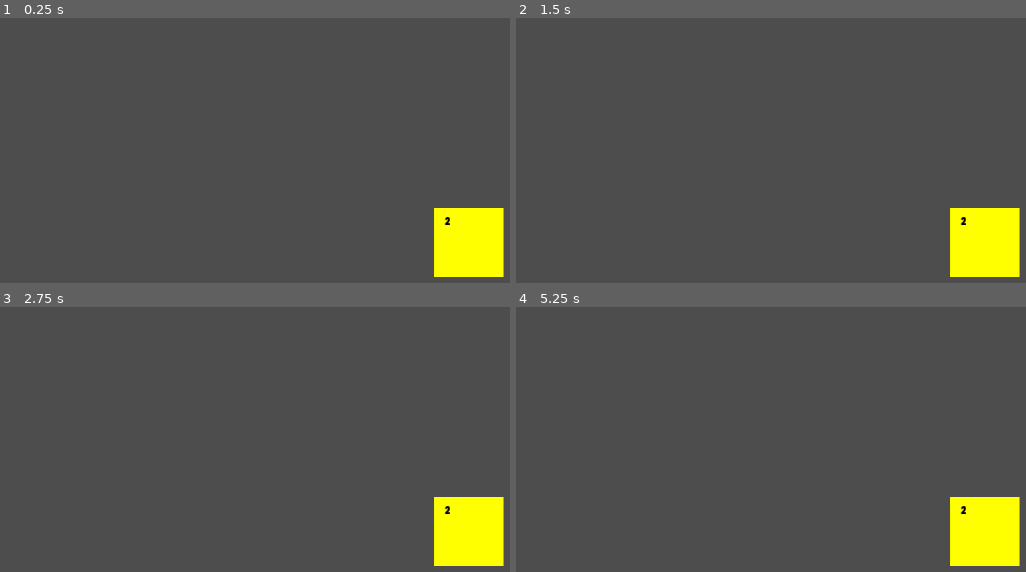
Above: before the commit, frames 1-4 (two rows, left to right).
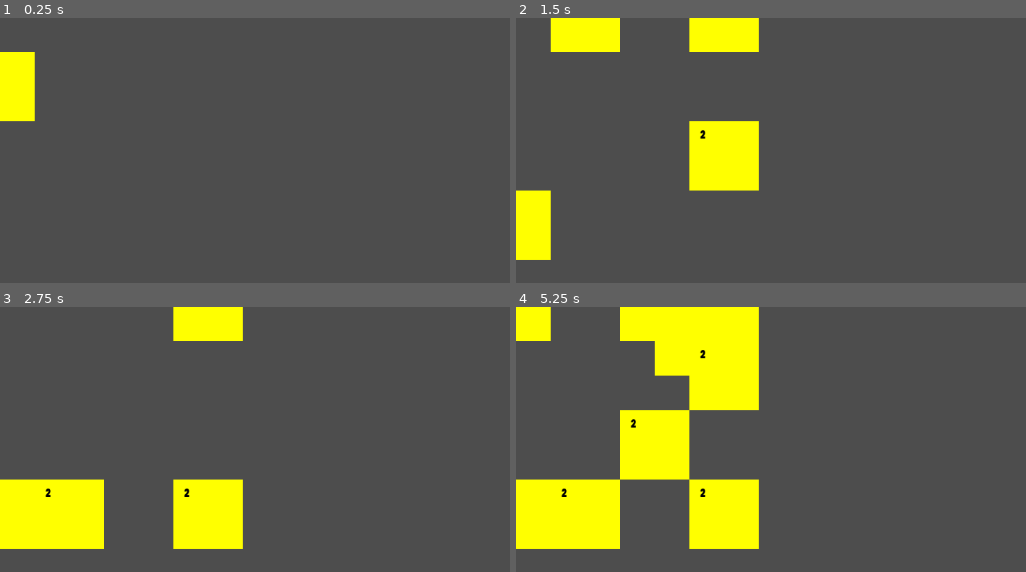
Above: after the commit, the same moments.

Repository: Sikkabakka/2048-remake
Game: Godot game, scene res://main.tscn
The game is run twice, just before and just after one commit, with the same random seed, the same clock (stepped at 60 frames per second) and the same inputs. Before the commit the project starts from res://Tile.tscn.
Inputs:
- Up to frame 1 (0.25 s): no input
- Up to frame 2 (1.5 s): tap Enter at 0.5 s; hold D (move_right) 0.53-1.28 s; tap Space (space) at 0.6, 1.25, 1.35 s; hold S (move_down) from 1.28 s (still down)
- Up to frame 3 (2.75 s): tap Enter at 2 s; release S (move_down) at 2.03 s; hold D (move_right) from 2.03 s (still down); tap Space (space) at 2.1 s
- Up to frame 4 (5.25 s): tap Space (space) at 2.75, 2.85, 3.6, 4.25, 4.35, 5.1 s; release D (move_right) at 2.78 s; hold W (move_up) 2.78-3.53 s; tap Enter at 3.5 s; hold A (move_left) 3.53-5.03 s; hold S (move_down) from 5.03 s (still down)

The runs differ from the first frame. In frame 1, 5.4% of the frame differs, in the area x 0-99%, y 12-98%; in frame 2, 13%; in frame 3, 14%; in frame 4, 25%, in the area x 0-99%, y 0-98%.

Commit message:
fixa gå nedover

Diff:
--- a/2048/Tile.tscn
+++ b/2048/Tile.tscn
@@ -40,5 +40,3 @@
 horizontal_alignment = 1
 vertical_alignment = 1
 autowrap_mode = 1
-
-[node name="Camera2D" type="Camera2D" parent="."]
--- a/2048/color_rect.gd
+++ b/2048/color_rect.gd
@@ -4,7 +4,6 @@
 var not_moving = true
 @onready var label: Label = $Label
 var value = 2
-var startPosition = Vector2(100, 0)
 var tilesize = Vector2(100, 100)
 # Called when the node enters the scene tree for the first time.
 
@@ -15,11 +14,6 @@
 		label.text = "2"
 		self.color = "yellow"
 	self.size = tilesize
-
-	self.position = startPosition - tilesize/2
-
-
-
 
 
 
--- a/2048/main.gd
+++ b/2048/main.gd
@@ -4,12 +4,12 @@
 # Called when the node enters the scene tree for the first time.
 func _ready() -> void:
 	initialize_map(map_size)
-	map = testListe
-	test()
+	spawn_tile()
 	pass # Replace with function body.
 
 var map_size = 4;
 var map = [];
+var refrence_map = []
 var tilesize = 100
 var rand = RandomNumberGenerator.new()
 var tile = preload("res://Tile.tscn")
@@ -25,11 +25,13 @@
 			mellomliste.append(0)
 			unoccupiedSpaces.append(Vector2(i, j))
 		map.append(mellomliste)
+		refrence_map.append(mellomliste.duplicate())
+
 
 
 
 func get_random_position():
-	print(randi(), unoccupiedSpaces.size())
+
 	var randint = randi() % len(unoccupiedSpaces)
 	var pos = unoccupiedSpaces[randint]
 	unoccupiedSpaces.pop_at(randint)
@@ -39,18 +41,22 @@
 func spawn_tile():
 	var tileInstance = tile.instantiate()
 	var pos = get_random_position()
+	print(pos)
 	map[pos[0]][pos[1]] = 2
-	tileInstance.position = Vector2(pos[1], pos[0] )*tilesize
+
+	print("spawn at" , Vector2(pos[0], pos[1])*tilesize - Vector2(tilesize, tilesize)/2)
+	tileInstance.get_node("ColorRect").position = Vector2(pos[0], pos[1])*tilesize - Vector2(tilesize, tilesize)/2
+	refrence_map[pos[0]][pos[1]] = tileInstance.get_node("ColorRect")
 	add_child(tileInstance)
+
+
+
 
 
 
 '''
 Lag en funksjon for hver vei som sjekker nærmeste tile. så sjekk om de kan merges, merges hvis eller plasser på forrige tile
 '''
-var testListe = [[0, 1, 1],
-				[1, 0, 1],
-				[1, 1, 0]]
 
 var start_position_test = Vector2(1 ,1)
 func test():
@@ -61,40 +67,68 @@
 
 
 func check_down(position: Vector2):
-	for i in range(position[0], map_size):
+	for i in range(position[0]+1, map_size):
 		if map[i][position[1]]:
 			return Vector2(i, position[1])
-	return Vector2(map_size , position[1])
+	return Vector2(map_size-1 , position[1])
 
 func check_up(position: Vector2):
-	for i in range(position[0], -1, -1):
+	for i in range(position[0]-1, -1, -1):
 
 		if map[i][position[1]]:
 			return Vector2(i, position[1])
-	return Vector2(-1, position[1])
+	return Vector2(0, position[1])
 
 func check_right(position: Vector2):
-	for i in range(position[1], map_size):
+	for i in range(position[1]+1, map_size):
 		if map[position[0]][i]:
 			return Vector2(position[0], i)
-	return Vector2(position[0], map_size)
+	return Vector2(position[0], map_size-1)
+
 func check_left(position: Vector2):
-	for i in range(position[1], -1, -1):
+	for i in range(position[1]-1, -1, -1):
 		if map[position[0]][i]:
 			return Vector2(position[0], i)
-	return Vector2(position[0], -1)
+	return Vector2(position[0], 0)
+func move_right():
+
+	for i in range(map_size):
+		for j in range(map_size-1):
+			if refrence_map[i][j]:
+				print("found tile", i, j)
+				var next_tile = check_right(Vector2(i, j))
+				print(map)
+				print(next_tile)
+				print("position now", refrence_map[i][j].position)
+				if map[next_tile[0]][next_tile[1]] == 0:
+					print(Vector2(next_tile[0], next_tile[1])*tilesize)
+					refrence_map[i][j].move(Vector2(next_tile[0], next_tile[1])*tilesize - Vector2(tilesize, tilesize)/2)
+
+
+func move_left():
+
+	for i in range(map_size):
+
+		for j in range(1, map_size):
+			if refrence_map[i][j]:
+				var next_tile = check_left(Vector2(i, j))
+				print(map)
+				if map[next_tile[0]][next_tile[1]] == 0:
+					print("should move")
+					refrence_map[i][j].move(Vector2(next_tile[0], next_tile[1])*tilesize)
+
+
+
 
 func _process(delta: float) -> void:
 	if Input.is_action_just_pressed("space"):
 		spawn_tile()
-		if not_moving:
-			if Input.is_action_just_pressed("move_down"):
-				pass
-			if Input.is_action_just_pressed("move_right"):
-				pass
-			if Input.is_action_just_pressed("move_left"):
-				pass
-			if Input.is_action_just_pressed("move_up"):
-				pass
-
-	pass
+	if not_moving:
+		if Input.is_action_just_pressed("move_down"):
+			pass
+		if Input.is_action_just_pressed("move_right"):
+			move_right()
+		if Input.is_action_just_pressed("move_left"):
+			move_left()
+		if Input.is_action_just_pressed("move_up"):
+			pass
--- a/2048/project.godot
+++ b/2048/project.godot
@@ -11,7 +11,7 @@
 [application]
 
 config/name="2048"
-run/main_scene="res://Tile.tscn"
+run/main_scene="res://main.tscn"
 config/features=PackedStringArray("4.3", "Forward Plus")
 config/icon="res://icon.svg"
 
Not shown, added: 2048/mai64BE.tmp
Not shown, added: 2048/mai972F.tmp
Not shown, added: 2048/maiFC01.tmp
